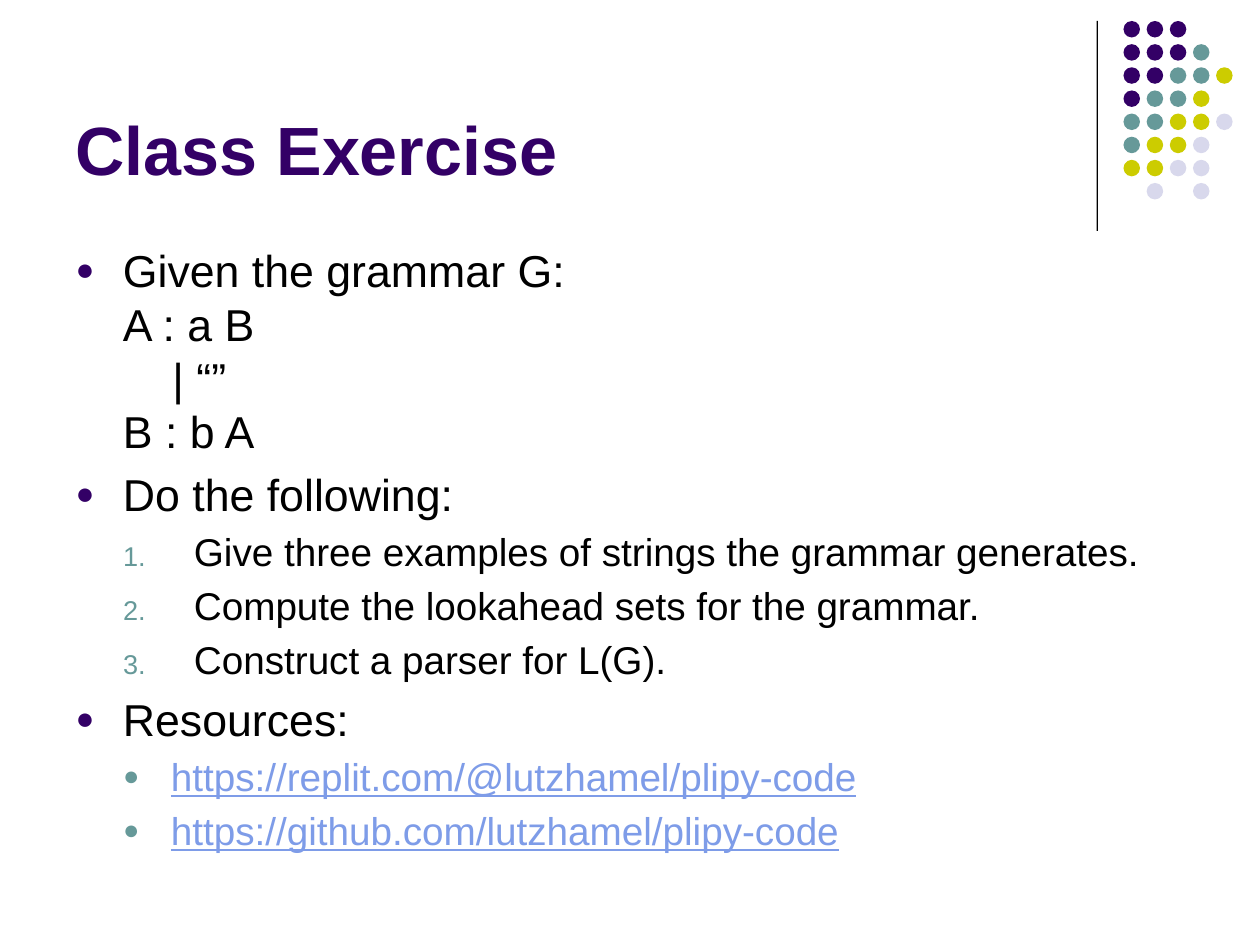
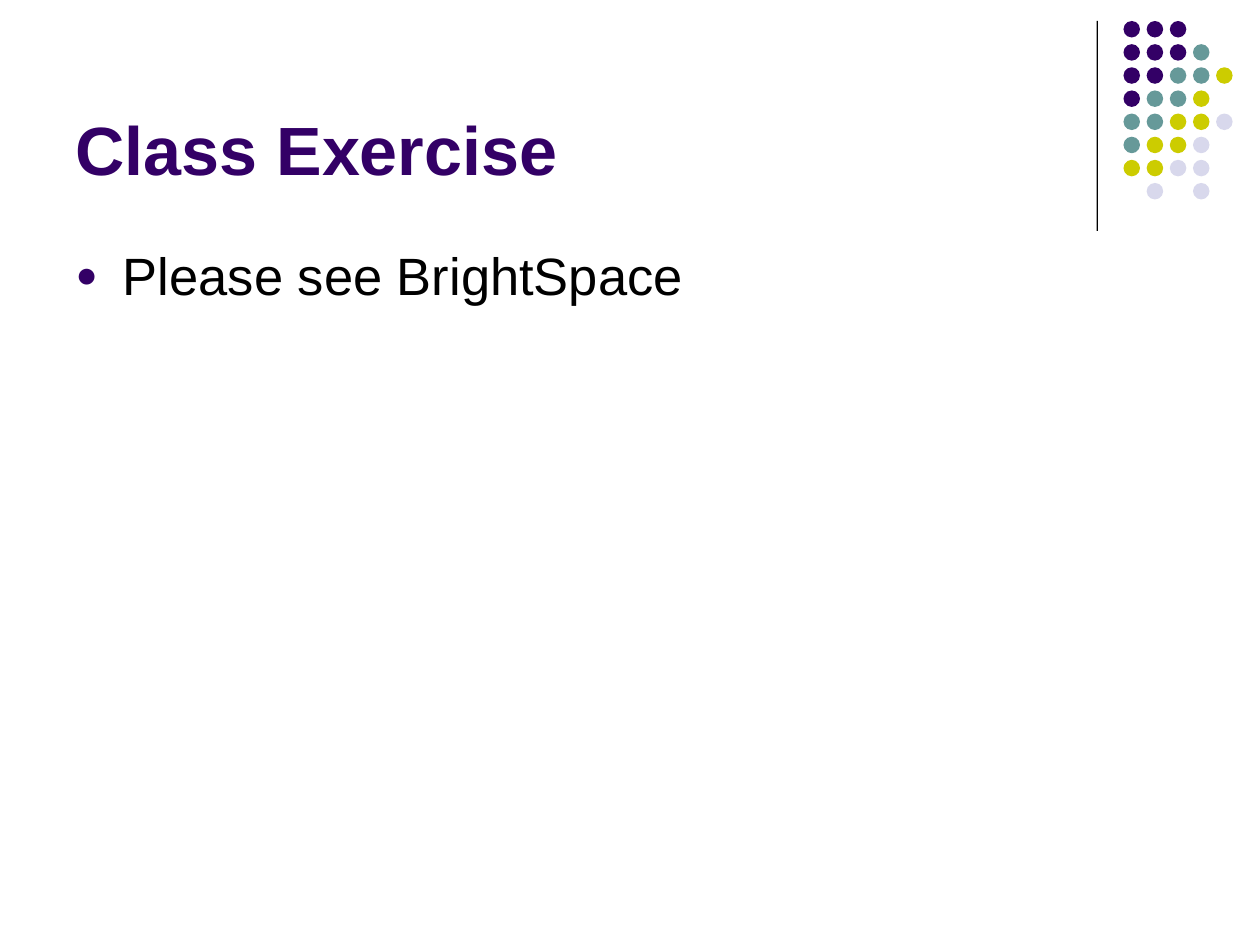
Before and after one commit to lutzhamel/CSC402, a slide deck: slide 30 of notes/csc402-ln002.pptx. Drawn at 1260x945 pixels with LibreOffice and Linux fonts; fonts in the diff are those of the drawing. Boxes give left, top, right and bottom in pixels: in the first picture for what was removed or moved away, otherwise in the second. Text is boxed around its words. In the diff, an @@ line names an element or a change of style, - is before the commit and + after.

```diff
--- a/notes/csc402-ln002.pptx
+++ b/notes/csc402-ln002.pptx
@@ text at <box>123,257,683,306</box>: text changed; size 22.1 to 30 pt @@
-● Given the grammar G:
-  A : a B
-  | “”
-  B : b A
-● Do the following:
-  1. Give three examples of strings the grammar generates.
-  2. Compute the lookahead sets for the grammar.
-  3. Construct a parser for L(G).
-● Resources:
-  ● https://replit.com/@lutzhamel/plipy-code
-  ● https://github.com/lutzhamel/plipy-code
+● Please see BrightSpace
```
Also in this commit, not shown: 1 other file.
